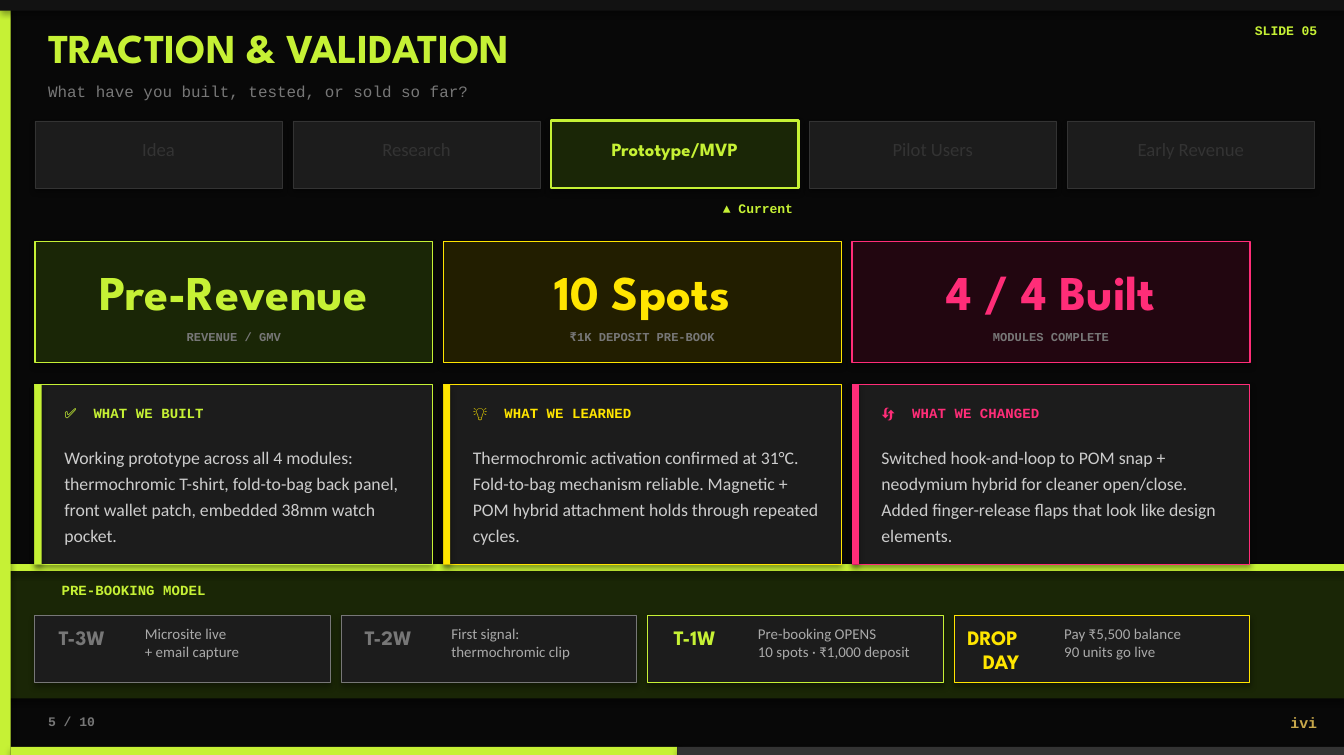
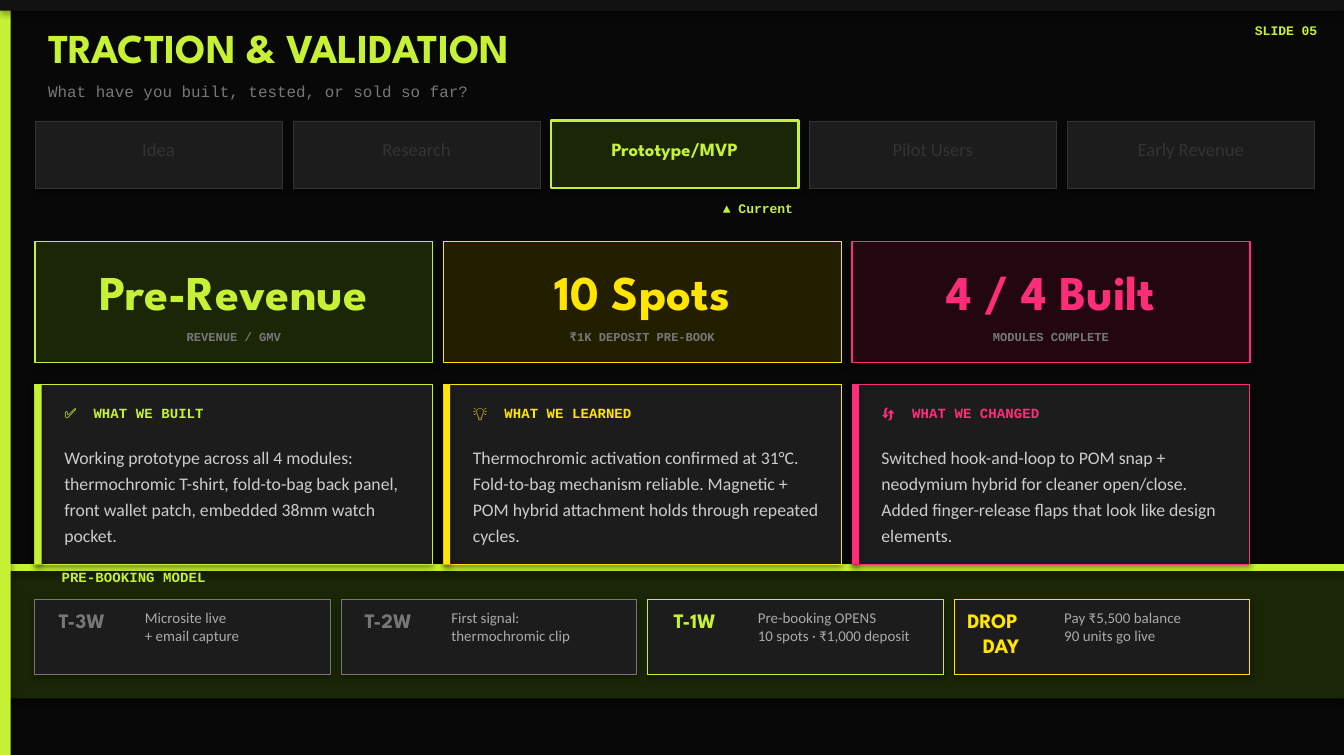
Before and after one commit to EpicBroMj10/IncomeTaxPiaget, a slide deck: slide 5 of NUUL_IVI_Pitch_Deck.pptx. Drawn at 1344x755 pixels with LibreOffice and Linux fonts; fonts in the diff are those of the drawing. Boxes give left, top, right and bottom in pixels: in the first picture for what was removed or moved away, otherwise in the second. Text is boxed around its words. In the diff, an @@ line names an element or a change of style, - is before the commit and + after.

```diff
--- a/NUUL_IVI_Pitch_Deck.pptx
+++ b/NUUL_IVI_Pitch_Deck.pptx
@@ text "PRE-BOOKING MODEL": place and size @@
-text "PRE-BOOKING MODEL" at box(62, 585, 205, 595)
+text "PRE-BOOKING MODEL" at box(62, 572, 205, 582)
@@ rectangle: place and size @@
-rectangle at box(35, 616, 331, 683)
+rectangle at box(35, 599, 331, 675)
@@ rectangle: place and size @@
-rectangle at box(341, 616, 637, 683)
+rectangle at box(341, 599, 637, 675)
@@ rectangle: place and size @@
-rectangle at box(648, 616, 943, 683)
+rectangle at box(648, 599, 943, 675)
@@ rectangle: place and size @@
-rectangle at box(954, 616, 1250, 683)
+rectangle at box(954, 599, 1250, 675)
@@ text "T-3W": place and size @@
-text "T-3W" at box(59, 631, 106, 645)
+text "T-3W" at box(59, 614, 106, 628)
@@ text "Microsite live + email capture": place and size @@
-text "Microsite live + email capture" at box(145, 629, 240, 660)
+text "Microsite live + email capture" at box(145, 613, 240, 644)
@@ text "T-2W": place and size @@
-text "T-2W" at box(365, 631, 412, 645)
+text "T-2W" at box(365, 614, 412, 628)
@@ text "First signal: thermochromic clip": place and size @@
-text "First signal: thermochromic clip" at box(451, 628, 570, 660)
+text "First signal: thermochromic clip" at box(451, 612, 570, 644)
@@ text "T-1W": place and size @@
-text "T-1W" at box(674, 631, 716, 645)
+text "T-1W" at box(674, 614, 716, 628)
@@ text "Pre-booking OPENS 10 spots · ...": place and size @@
-text "Pre-booking OPENS 10 spots · ..." at box(758, 628, 909, 660)
+text "Pre-booking OPENS 10 spots · ..." at box(758, 612, 909, 644)
@@ text "DROP DAY": place and size @@
-text "DROP DAY" at box(967, 631, 1019, 669)
+text "DROP DAY" at box(967, 614, 1019, 653)
@@ text "Pay ₹5,500 balance 90 units ...": place and size @@
-text "Pay ₹5,500 balance 90 units ..." at box(1064, 628, 1181, 660)
+text "Pay ₹5,500 balance 90 units ..." at box(1064, 612, 1181, 644)
@@ text removed at box(48, 717, 95, 726) @@
-5 / 10
@@ text removed at box(1290, 717, 1317, 728) @@
-ivi
@@ rectangle removed at box(11, 747, 677, 755) @@
@@ rectangle removed at box(677, 747, 1344, 755) @@
```
Also in this commit, not shown: 9 other slides changed.
